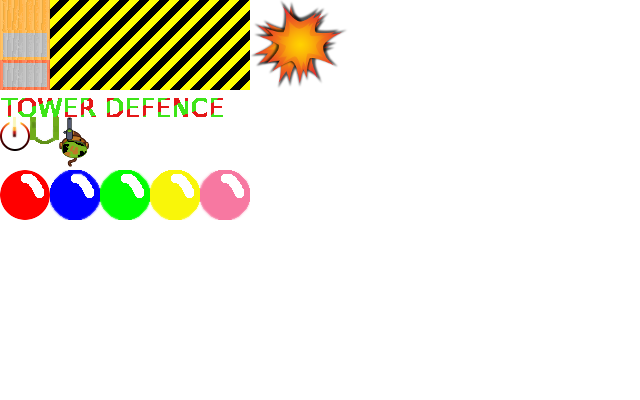
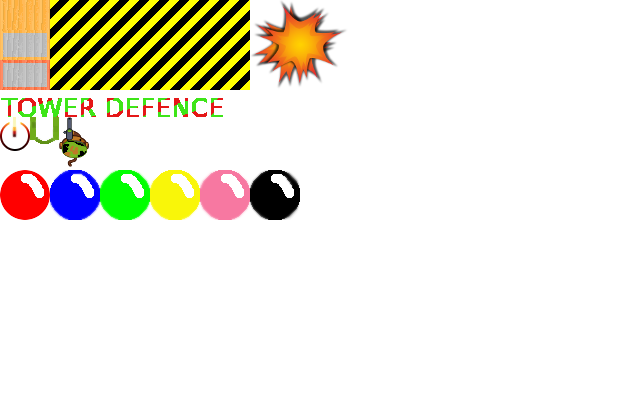
Layered file, before and after one edit (640x400). Changes by layer:
added layer "black_enemy" above "pink_enemy" over 250, 170, 300, 220
